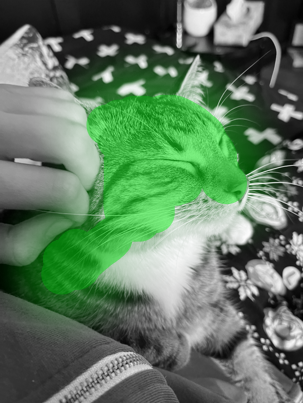
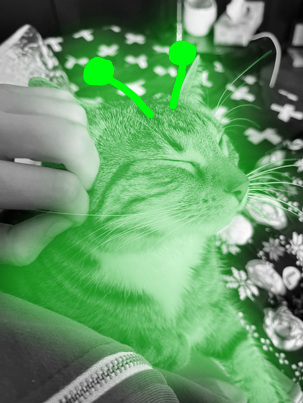
Layers edited between the first and the second 303 x 403 image:
added group "Group 1" with 2 layers above "Background" over [0, 0, 303, 403]
added layer "Antennae" in group "Group 1" over [7, 0, 303, 192]
"Gleepglorpification": opacity 46% → 28%, moved it into group "Group 1", painted on it, masked it over [0, 0, 303, 403]
painted on "Background" over [0, 0, 303, 403]
